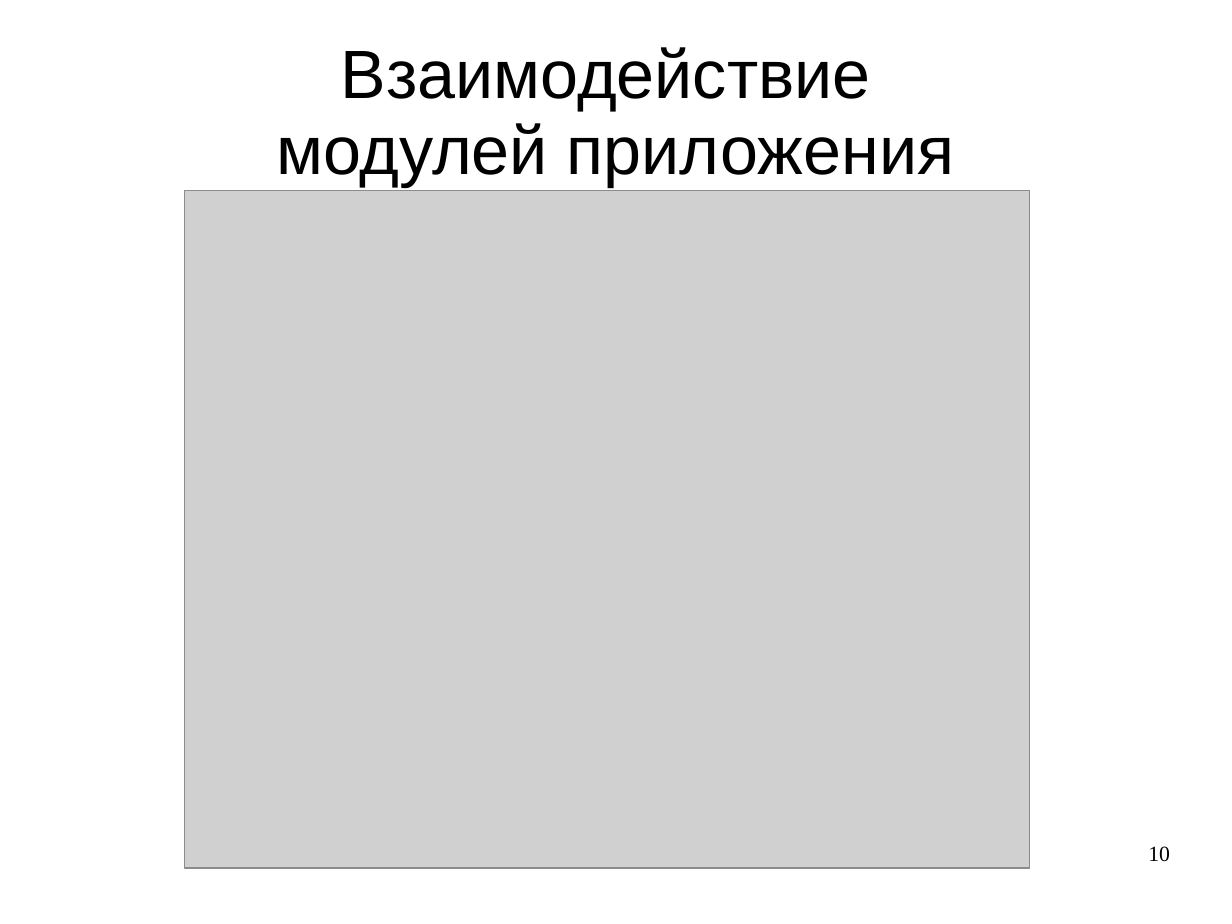
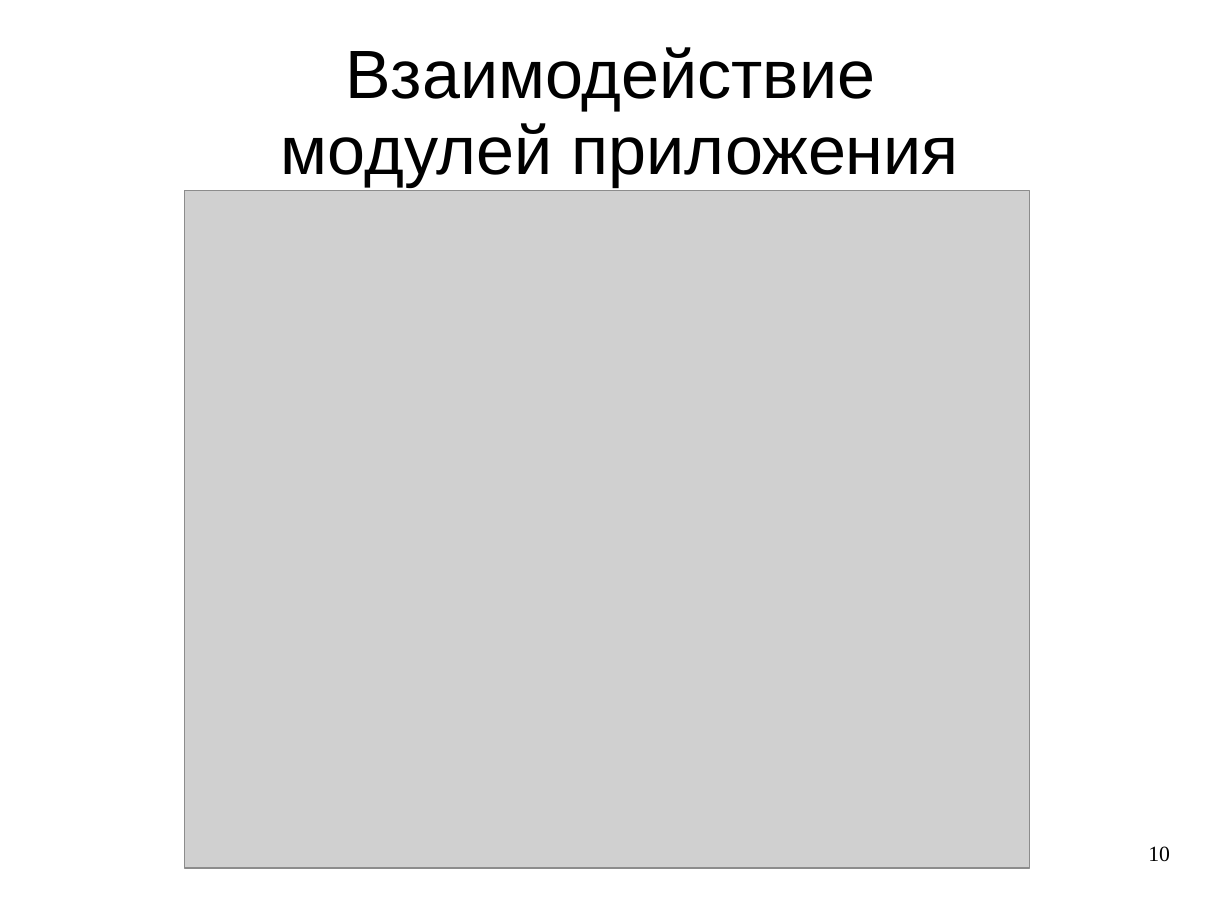
Before and after one commit to LilyTs/Diplom, a slide deck: slide 10 of Цаплина_(Дипломная).ppt. Drawn at 1232x924 pixels with LibreOffice and Linux fonts; fonts in the diff are those of the drawing; grey boxes stand for pictures. Boxes give left, top, right and bottom in pixels: in the first picture for what was removed or moved away, otherwise in the second. Text is boxed around its words. In the diff, an @@ line names an element or a change of style, - is before the commit and + after.

```diff
--- a/Цаплина_(Дипломная).ppt
+++ b/Цаплина_(Дипломная).ppt
@@ title "Взаимодействие модулей приложения": place and size @@
-title "Взаимодействие модулей приложения" at [276, 47, 954, 187]
+title "Взаимодействие модулей приложения" at [281, 47, 959, 187]
```
Also in this commit, not shown: 8 other slides changed, 19 slides added, 5 slides removed, 3 other files.
